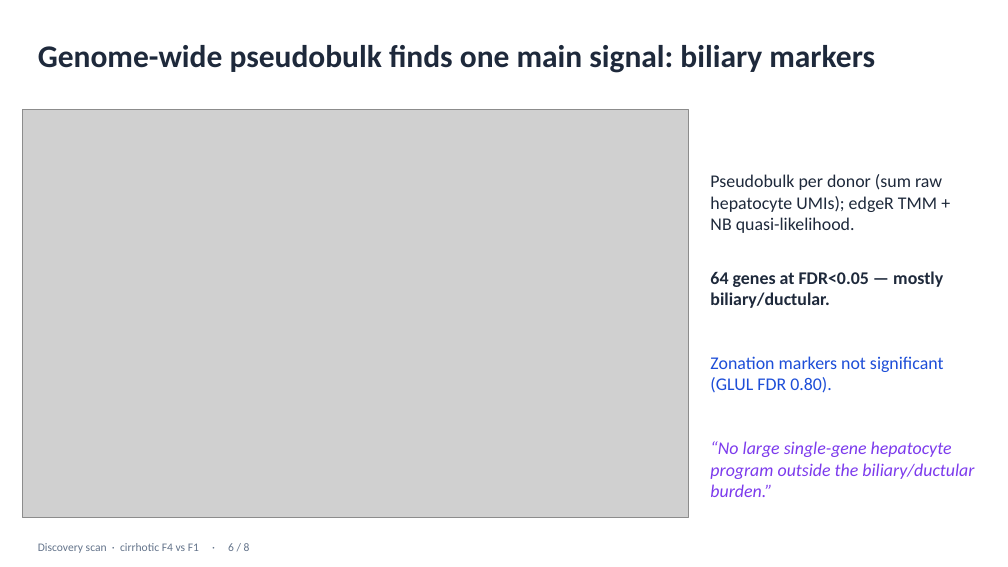
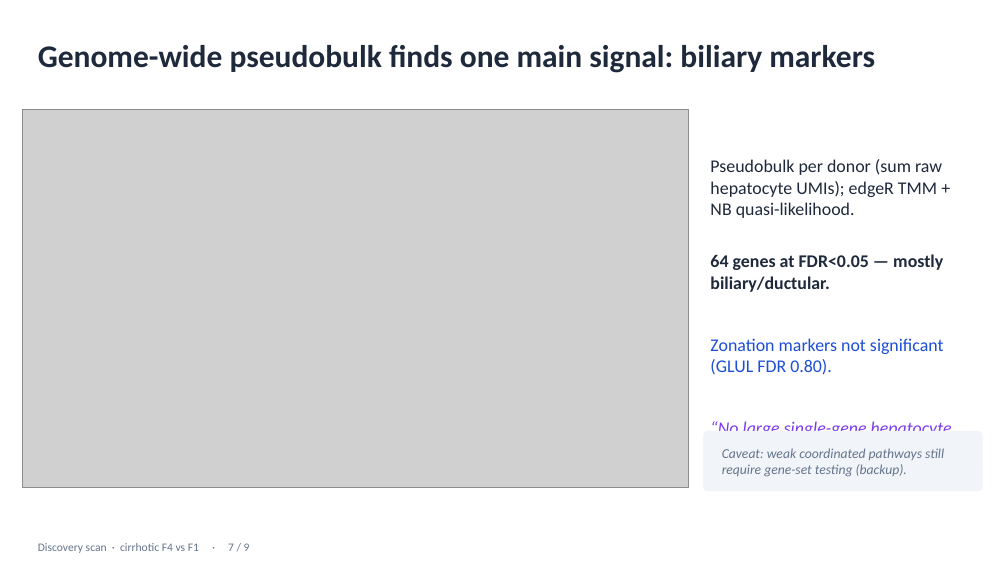
Before and after one commit to roeetekoah/liver-zonation, a slide deck: slide 7 of reports/deck/MASLD_zonation_reanalysis_8min.pptx (slide 6 before the commit). Drawn at 1008x567 pixels with LibreOffice and Linux fonts; fonts in the diff are those of the drawing; grey boxes stand for pictures. Boxes give left, top, right and bottom in pixels: in the first picture for what was removed or moved away, otherwise in the second. Text is boxed around its words. In the diff, an @@ line names an element or a change of style, - is before the commit and + after.

```diff
--- a/reports/deck/MASLD_zonation_reanalysis_8min.pptx
+++ b/reports/deck/MASLD_zonation_reanalysis_8min.pptx
@@ picture: place and size @@
-picture at [23, 110, 688, 518]
+picture at [23, 110, 688, 488]
@@ text "Pseudobulk per donor (sum raw ...": place and size @@
-text "Pseudobulk per donor (sum raw ..." at [710, 174, 974, 479]
+text "Pseudobulk per donor (sum raw ..." at [710, 159, 974, 477]
@@ text "Pseudobulk per donor (sum raw ..." at [710, 159, 974, 477]: less space between paragraphs @@
@@ rounded rectangle added at [703, 431, 983, 492], fill #F1F5F9 @@
@@ text added at [722, 448, 944, 477], 13 pt, text #64748B, italic @@
+Caveat: weak coordinated pathways still require gene-set testing (backup).
@@ text at [38, 543, 250, 553]: text changed @@
-Discovery scan · cirrhotic F4 vs F1 · 6 / 8
+Discovery scan · cirrhotic F4 vs F1 · 7 / 9
```
Also in this commit, not shown: 10 other slides changed, 2 slides added, 4 other files.
